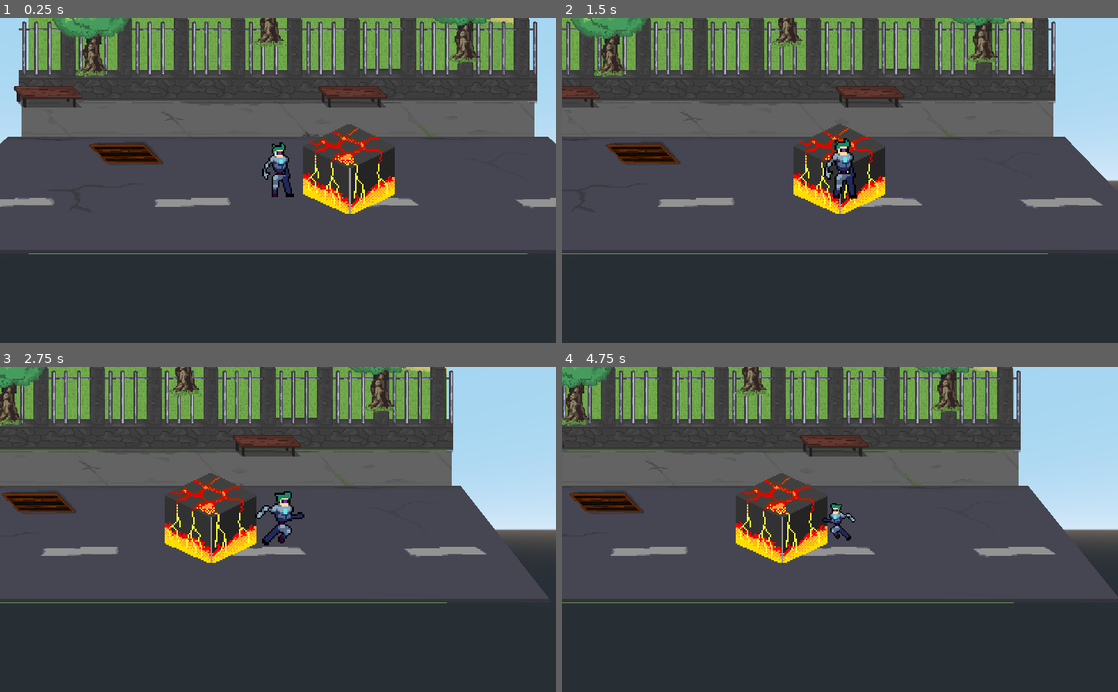
Above: before the commit, frames 1-4 (two rows, left to right).
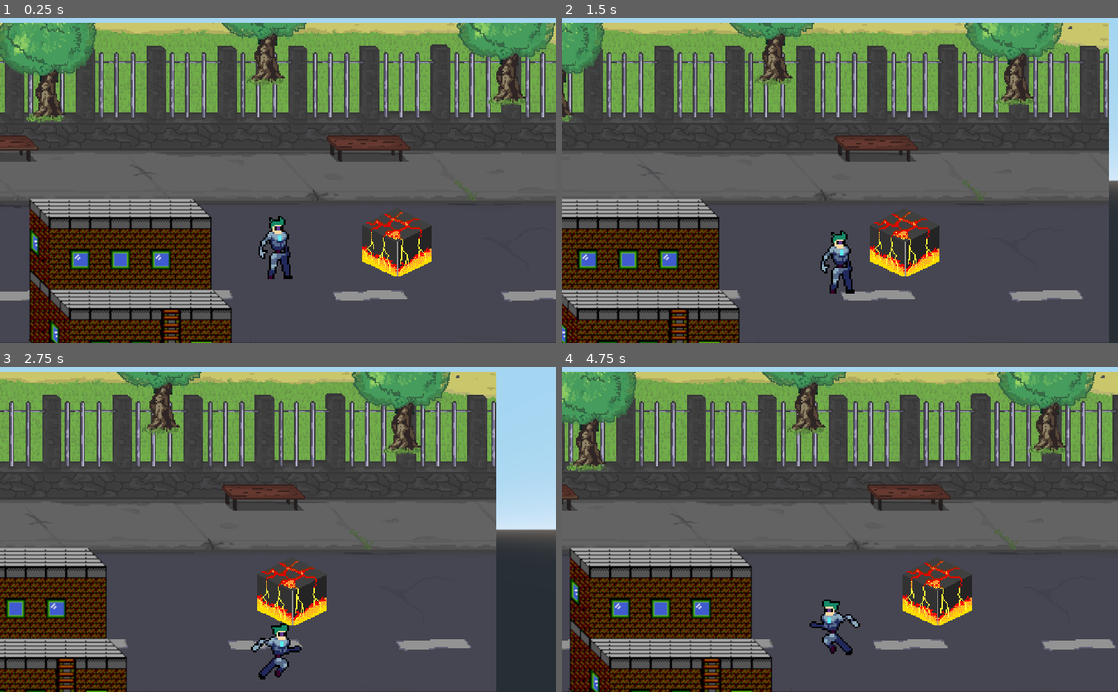
Above: after the commit, the same moments.

Repository: Kelrogg/Beat-emUp3D
Game: Godot game, scene res://src/Spatial.tscn
The game is run twice, just before and just after one commit, with the same random seed, the same clock (stepped at 60 frames per second) and the same inputs.
Inputs:
- Up to frame 1 (0.25 s): no input
- Up to frame 2 (1.5 s): hold Right (ui_right) 0.53-1.28 s; hold Down (ui_down) from 1.28 s (still down)
- Up to frame 3 (2.75 s): release Down (ui_down) at 2.03 s; hold Right (ui_right) from 2.03 s (still down)
- Up to frame 4 (4.75 s): release Right (ui_right) at 2.78 s; hold Up (ui_up) 2.78-3.53 s; hold Left (ui_left) from 3.53 s (still down)

The runs differ from the first frame. In frame 1, 77% of the frame differs, in the area x 0-100%, y 0-100%; in frame 2, 76%; in frame 3, 68%; in frame 4, 77%.

Commit message:
1st movement model (y=z symmetry)

Diff:
--- /dev/null
+++ b/assets/boom.tscn
@@ -0,0 +1,41 @@
+[gd_scene load_steps=6 format=2]
+
+[ext_resource path="res://Explosion_Sheet-export.png" type="Texture" id=1]
+
+[sub_resource type="CanvasItemMaterial" id=1]
+particles_animation = true
+particles_anim_h_frames = 5
+particles_anim_v_frames = 1
+particles_anim_loop = false
+
+[sub_resource type="Gradient" id=2]
+offsets = PoolRealArray( 0.0186335, 0.229814, 0.658385, 0.850932, 1 )
+colors = PoolColorArray( 1, 1, 1, 1, 1, 0.960784, 0, 0.835294, 0.984375, 0.406091, 0.0230713, 1, 1, 0, 0, 1, 0, 0, 0, 1 )
+
+[sub_resource type="GradientTexture" id=3]
+gradient = SubResource( 2 )
+
+[sub_resource type="ParticlesMaterial" id=4]
+emission_shape = 1
+emission_sphere_radius = 128.0
+flag_disable_z = true
+direction = Vector3( 1, -5, 0 )
+gravity = Vector3( 0, 0, 0 )
+orbit_velocity = 0.0
+orbit_velocity_random = 0.0
+angle = 720.0
+angle_random = 1.0
+scale = 0.33
+scale_random = 0.5
+color_ramp = SubResource( 3 )
+anim_speed = 1.0
+
+[node name="Node2D" type="Node2D"]
+
+[node name="boom" type="Particles2D" parent="."]
+material = SubResource( 1 )
+amount = 16
+lifetime = 0.6
+explosiveness = 0.5
+process_material = SubResource( 4 )
+texture = ExtResource( 1 )
--- /dev/null
+++ b/boom.tscn
@@ -0,0 +1,41 @@
+[gd_scene load_steps=6 format=2]
+
+[ext_resource path="res://Explosion_Sheet-export.png" type="Texture" id=1]
+
+[sub_resource type="CanvasItemMaterial" id=1]
+particles_animation = true
+particles_anim_h_frames = 5
+particles_anim_v_frames = 1
+particles_anim_loop = false
+
+[sub_resource type="Gradient" id=2]
+offsets = PoolRealArray( 0.0186335, 0.229814, 0.658385, 0.850932, 1 )
+colors = PoolColorArray( 1, 1, 1, 1, 1, 0.960784, 0, 0.835294, 0.984375, 0.406091, 0.0230713, 1, 1, 0, 0, 1, 0, 0, 0, 1 )
+
+[sub_resource type="GradientTexture" id=3]
+gradient = SubResource( 2 )
+
+[sub_resource type="ParticlesMaterial" id=4]
+emission_shape = 1
+emission_sphere_radius = 128.0
+flag_disable_z = true
+direction = Vector3( 1, -5, 0 )
+gravity = Vector3( 0, 0, 0 )
+orbit_velocity = 0.0
+orbit_velocity_random = 0.0
+angle = 720.0
+angle_random = 1.0
+scale = 0.33
+scale_random = 0.5
+color_ramp = SubResource( 3 )
+anim_speed = 1.0
+
+[node name="Node2D" type="Node2D"]
+
+[node name="boom" type="Particles2D" parent="."]
+material = SubResource( 1 )
+amount = 16
+lifetime = 0.6
+explosiveness = 0.5
+process_material = SubResource( 4 )
+texture = ExtResource( 1 )
--- /dev/null
+++ b/src/CubeSprite.gd
@@ -0,0 +1,4 @@
+extends StaticBody
+
+func _ready() -> void:
+	translation.y = translation.z
--- /dev/null
+++ b/src/SimpleCube.gd
@@ -0,0 +1,16 @@
+extends StaticBody
+
+
+# Declare member variables here. Examples:
+# var a: int = 2
+# var b: String = "text"
+
+
+# Called when the node enters the scene tree for the first time.
+func _ready() -> void:
+	pass # Replace with function body.
+
+
+# Called every frame. 'delta' is the elapsed time since the previous frame.
+#func _process(delta: float) -> void:
+#	pass
--- a/src/Spatial.gd
+++ b/src/Spatial.gd
@@ -1,4 +1,4 @@
 extends Spatial
 
 func _process(delta: float) -> void:
-	$Camera2D.translation.x = $Character.translation.x
+	$Camera.translation.x = $Character.translation.x
--- a/src/Spatial.tscn
+++ b/src/Spatial.tscn
@@ -10,41 +10,42 @@
 [ext_resource path="res://assets/road/roadbeu.png" type="Texture" id=8]
 [ext_resource path="res://assets/Isometric_Tiles_Pixel_Art/Blocks/blocks_28.png" type="Texture" id=9]
 [ext_resource path="res://src/Spatial.gd" type="Script" id=10]
+[ext_resource path="res://src/CubeSprite.gd" type="Script" id=11]
+[ext_resource path="res://assets/Building.png" type="Texture" id=12]
+[ext_resource path="res://src/Sprite3D.gd" type="Script" id=13]
 
 [sub_resource type="BoxShape" id=1]
 extents = Vector3( 7.0256, 8.9248, 0.169528 )
 
 [sub_resource type="BoxShape" id=2]
-extents = Vector3( 35.7199, 2.13637, 5.6543 )
+extents = Vector3( 35.7199, 2.13637, 7.21548 )
 
 [sub_resource type="BoxShape" id=3]
-extents = Vector3( 0.221024, 0.170775, 2.96177 )
+extents = Vector3( 0.221024, 0.170775, 2.55149 )
+
+[sub_resource type="BoxShape" id=4]
+extents = Vector3( 3.98804, 2.94832, 2.34026 )
 
 [node name="Spatial" type="Spatial"]
+transform = Transform( 1, 0, 0, 0, 1, 0, 0, 0, 1, 0, 0, -10.65 )
 script = ExtResource( 10 )
 
 [node name="Character" parent="." instance=ExtResource( 3 )]
-transform = Transform( 5, 0, 0, 0, 5, 0, 0, 0, 5, 0, -3.21336, 8.82838 )
+transform = Transform( 1, 0, 0, 0, 1, 0, 0, 0, 1, 0.0467759, 0.783157, 5.39303 )
 run_speed = 4
 jump_speed = 16
 
-[node name="Wall" type="StaticBody" parent="."]
-collision_layer = 5
-collision_mask = 0
-__meta__ = {
-"_edit_group_": true
-}
-
 [node name="Map" type="StaticBody" parent="."]
+transform = Transform( 1, 0, 0, 0, 1, 0, 0, 0, 1, 0, 8.85129, -0.39 )
 collision_layer = 5
 collision_mask = 2
 
 [node name="BGWall" type="CollisionShape" parent="Map"]
-transform = Transform( 5, 0, 0, 0, 5, 0, 0, 0, 5, 0, 0, 0 )
+transform = Transform( 5, 0, 0, 0, 5, 0, 0, 0, 5, 0, 0, -0.451775 )
 shape = SubResource( 1 )
 
 [node name="FrontWall" type="CollisionShape" parent="Map"]
-transform = Transform( 5, 0, 0, 0, 5, 0, 0, 0, 5, 0, 0, 10.4983 )
+transform = Transform( 5, 0, 0, 0, 5, 0, 0, 0, 5, 0, 0, 11.8828 )
 shape = SubResource( 1 )
 
 [node name="Grass" type="Sprite3D" parent="Map"]
@@ -56,7 +57,7 @@
 texture = ExtResource( 2 )
 
 [node name="Road" type="Sprite3D" parent="Map"]
-transform = Transform( 1, 0, 0, 0, 0.766044, 0.642788, 0, -0.642788, 0.766044, 0, -0.0290377, 0.184895 )
+transform = Transform( 1, 0, 0, 0, 1, 0, 0, 0, 1, 0, 0.0864683, 0.189903 )
 texture = ExtResource( 8 )
 
 [node name="Fence" type="Sprite3D" parent="Map"]
@@ -74,24 +75,48 @@
 [node name="Sidewalk" type="Sprite3D" parent="Map"]
 texture = ExtResource( 6 )
 
-[node name="Cube" type="StaticBody" parent="."]
-transform = Transform( 6, 0, 0, 0, 6, 0, 0, 0, 0.5, 2.98171, -3.16222, 6.49882 )
+[node name="Floor" type="StaticBody" parent="."]
+transform = Transform( 1, 0, 0, 0, 1, 0, 0, 0, 1, 0, -2.135, 5.234 )
+__meta__ = {
+"_edit_group_": true
+}
 
-[node name="Sprite3D" type="Sprite3D" parent="Cube"]
+[node name="CollisionShape" type="CollisionShape" parent="Floor"]
+shape = SubResource( 2 )
+
+[node name="Camera" type="Camera" parent="."]
+transform = Transform( 1, 0, 0, 0, 1, 0, 0, 0, 1, 0.11, 9.08, 19.66 )
+projection = 1
+current = true
+fov = 34.4
+size = 18.0
+
+[node name="CubeSprite" type="StaticBody" parent="."]
+transform = Transform( 1, 0, 0, 0, 1, 0, 0, 0, 1, 6.62148, 0.70655, 5.67697 )
+script = ExtResource( 11 )
+__meta__ = {
+"_edit_group_": true
+}
+
+[node name="Sprite3D" type="Sprite3D" parent="CubeSprite"]
+transform = Transform( 6, 0, 0, 0, 6, 0, 0, 0, 0.5, 0, 0, 0 )
 texture = ExtResource( 9 )
 
-[node name="Floor" type="StaticBody" parent="."]
-
-[node name="CollisionShape" type="CollisionShape" parent="Floor"]
-transform = Transform( 1, 0, 0, 0, 1, 0, 0, 0, 1, 0, -6.24093, 4.594 )
-shape = SubResource( 2 )
-
-[node name="Camera2D" type="Camera" parent="."]
-transform = Transform( 1, 0, 0, 0, 1, -1.86264e-08, 0, 1.86264e-08, 1, 0, -3.67207, 16.2223 )
-
 [node name="CubeShape" type="StaticBody" parent="."]
-transform = Transform( 4.24264, 0, 0.353553, 0, 6, 0, -4.24264, 0, 0.353553, 2.98171, -3.59959, 6.49882 )
+transform = Transform( 4.24264, 0, 0.353553, 0, 6, 0, -4.24264, 0, 0.353553, 6.62148, 0.26918, 5.67697 )
 
 [node name="CollisionShape" type="CollisionShape" parent="CubeShape"]
-transform = Transform( 1, 0, 0, 0, 1, 0, 0, 0, 0.999999, -0.00642577, 0.059283, -0.0771093 )
+transform = Transform( 1, 0, 0, 0, 1, 0, 0, 0, 0.999999, -0.00642574, 0.059283, -0.39 )
 shape = SubResource( 3 )
+
+[node name="SimpleCube" type="StaticBody" parent="."]
+transform = Transform( 1, 0, 0, 0, 1, 0, 0, 0, 1, -7.62, 4.299, 7.994 )
+
+[node name="CollisionShape" type="CollisionShape" parent="SimpleCube"]
+transform = Transform( 1, 0, 0, 0, 1, 0, 0, 0, 1, 0, -0.669851, -2.10055 )
+shape = SubResource( 4 )
+
+[node name="Sprite3D" type="Sprite3D" parent="SimpleCube"]
+transform = Transform( 7, 0, 0, 0, 7, 0, 0, 0, 1, 0, 0, -1.57 )
+texture = ExtResource( 12 )
+script = ExtResource( 13 )
--- /dev/null
+++ b/src/Sprite3D.gd
@@ -0,0 +1,4 @@
+extends Sprite3D
+
+func _ready() -> void:
+	translation.y = translation.z
--- a/src/character/character.gd
+++ b/src/character/character.gd
@@ -7,8 +7,6 @@
 var velocity := Vector3.ZERO
 var v_speed: float = 0
 var jumping := false
-
-var frame = 0
 
 func _physics_process(delta: float) -> void:
 #	print('z - %d' % z_index)	# оставь строчку - мне понравилась
@@ -42,15 +40,17 @@
 	if velocity.x == 0:
 		$AnimatedSprite.animation = "idle"
 
+	$AnimatedSprite.translation.y = translation.z
+
 func get_input():
 	if Input.is_action_pressed("ui_right"):
 		velocity.x += 1
 	if Input.is_action_pressed("ui_left"):
 		velocity.x -= 1
 	if Input.is_action_pressed("ui_down"):
+		velocity.z -= 1
+	if Input.is_action_pressed("ui_up"):
 		velocity.z += 1
-	if Input.is_action_pressed("ui_up"):
-		velocity.z -= 1
 
 	if velocity.length() > 0:
 		velocity = velocity.normalized() * run_speed
--- a/src/character/character.tscn
+++ b/src/character/character.tscn
@@ -7,7 +7,7 @@
 [ext_resource path="res://assets/characters/cyborg/Cyborg_jump.png" type="Texture" id=5]
 
 [sub_resource type="BoxShape" id=35]
-extents = Vector3( 0.107, 0.017, 0.017 )
+extents = Vector3( 0.791848, 0.017, 0.017 )
 
 [sub_resource type="AtlasTexture" id=25]
 flags = 16
@@ -28,36 +28,6 @@
 flags = 16
 atlas = ExtResource( 1 )
 region = Rect2( 60, 0, 20, 35 )
-
-[sub_resource type="AtlasTexture" id=29]
-flags = 16
-atlas = ExtResource( 2 )
-region = Rect2( 0, 0, 32, 32 )
-
-[sub_resource type="AtlasTexture" id=30]
-flags = 16
-atlas = ExtResource( 2 )
-region = Rect2( 32, 0, 32, 32 )
-
-[sub_resource type="AtlasTexture" id=31]
-flags = 16
-atlas = ExtResource( 2 )
-region = Rect2( 64, 0, 32, 32 )
-
-[sub_resource type="AtlasTexture" id=32]
-flags = 16
-atlas = ExtResource( 2 )
-region = Rect2( 96, 0, 32, 32 )
-
-[sub_resource type="AtlasTexture" id=33]
-flags = 16
-atlas = ExtResource( 2 )
-region = Rect2( 128, 0, 32, 32 )
-
-[sub_resource type="AtlasTexture" id=34]
-flags = 16
-atlas = ExtResource( 2 )
-region = Rect2( 160, 0, 32, 32 )
 
 [sub_resource type="AtlasTexture" id=20]
 flags = 16
@@ -109,17 +79,42 @@
 atlas = ExtResource( 4 )
 region = Rect2( 240, 0, 48, 48 )
 
+[sub_resource type="AtlasTexture" id=29]
+flags = 16
+atlas = ExtResource( 2 )
+region = Rect2( 0, 0, 32, 32 )
+
+[sub_resource type="AtlasTexture" id=30]
+flags = 16
+atlas = ExtResource( 2 )
+region = Rect2( 32, 0, 32, 32 )
+
+[sub_resource type="AtlasTexture" id=31]
+flags = 16
+atlas = ExtResource( 2 )
+region = Rect2( 64, 0, 32, 32 )
+
+[sub_resource type="AtlasTexture" id=32]
+flags = 16
+atlas = ExtResource( 2 )
+region = Rect2( 96, 0, 32, 32 )
+
+[sub_resource type="AtlasTexture" id=33]
+flags = 16
+atlas = ExtResource( 2 )
+region = Rect2( 128, 0, 32, 32 )
+
+[sub_resource type="AtlasTexture" id=34]
+flags = 16
+atlas = ExtResource( 2 )
+region = Rect2( 160, 0, 32, 32 )
+
 [sub_resource type="SpriteFrames" id=5]
 animations = [ {
 "frames": [ SubResource( 25 ), SubResource( 26 ), SubResource( 27 ), SubResource( 28 ) ],
 "loop": true,
 "name": "idle",
 "speed": 4.0
-}, {
-"frames": [ SubResource( 29 ), SubResource( 30 ), SubResource( 31 ), SubResource( 32 ), SubResource( 33 ), SubResource( 34 ) ],
-"loop": true,
-"name": "run",
-"speed": 12.0
 }, {
 "frames": [ SubResource( 20 ), SubResource( 21 ), SubResource( 22 ), SubResource( 23 ) ],
 "loop": true,
@@ -130,19 +125,28 @@
 "loop": true,
 "name": "climb",
 "speed": 5.0
+}, {
+"frames": [ SubResource( 29 ), SubResource( 30 ), SubResource( 31 ), SubResource( 32 ), SubResource( 33 ), SubResource( 34 ) ],
+"loop": true,
+"name": "run",
+"speed": 12.0
 } ]
 
-[node name="KinematicBody2D" type="KinematicBody"]
+[node name="KinematicBody" type="KinematicBody"]
 collision_layer = 2
 collision_mask = 5
 script = ExtResource( 3 )
+__meta__ = {
+"_edit_group_": true
+}
 
-[node name="CollisionShape2D" type="CollisionShape" parent="."]
-transform = Transform( 1, 0, 0, 0, 1, 0, 0, 0, 1, 0, -0.138824, 0 )
+[node name="CollisionShape" type="CollisionShape" parent="."]
+transform = Transform( 1, 0, 0, 0, 1, 0, 0, 0, 1, -0.138026, 0.0381322, 0 )
 shape = SubResource( 35 )
 
 [node name="AnimatedSprite" type="AnimatedSprite3D" parent="."]
+transform = Transform( 10, 0, 0, 0, 10, 0, 0, 0, 1, -0.194978, 1.76441, 0 )
 frames = SubResource( 5 )
-animation = "idle"
-frame = 2
+animation = "run"
+frame = 1
 playing = true
Binary file added: Explosion_Sheet-export.png
Not shown, added: Explosion_Sheet-export.png.import
Binary file added: assets/Building.png
Not shown, added: assets/Building.png.import
Binary file added: assets/NES Secret Service Building Files/Level_Sheet_Mock_Up.png
Not shown, added: assets/NES Secret Service Building Files/Level_Sheet_Mock_Up.png.import
Binary file added: assets/NES Secret Service Building Files/NES_Garage_Door_OpenClose_strip6.png
Not shown, added: assets/NES Secret Service Building Files/NES_Garage_Door_OpenClose_strip6.png.import
Binary file added: assets/NES Secret Service Building Files/NES_Secret_Service_16x16_128x128_1.png
Not shown, added: assets/NES Secret Service Building Files/NES_Secret_Service_16x16_128x128_1.png.import
Binary file added: assets/NES Secret Service Building Files/NES_Secret_Service_16x16_128x128_2.png
Not shown, added: assets/NES Secret Service Building Files/NES_Secret_Service_16x16_128x128_2.png.import
(and 29 more such lines)
